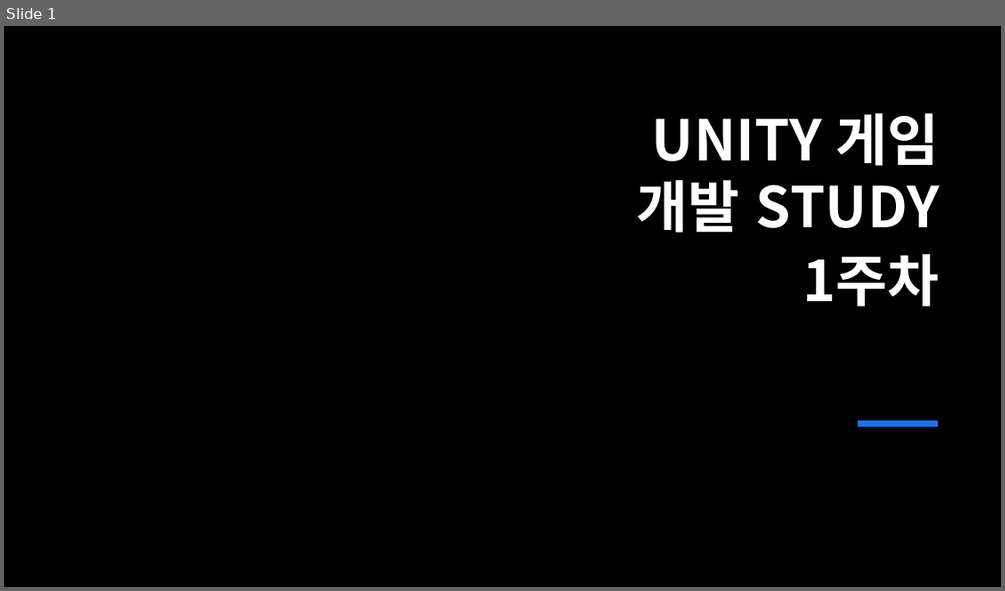
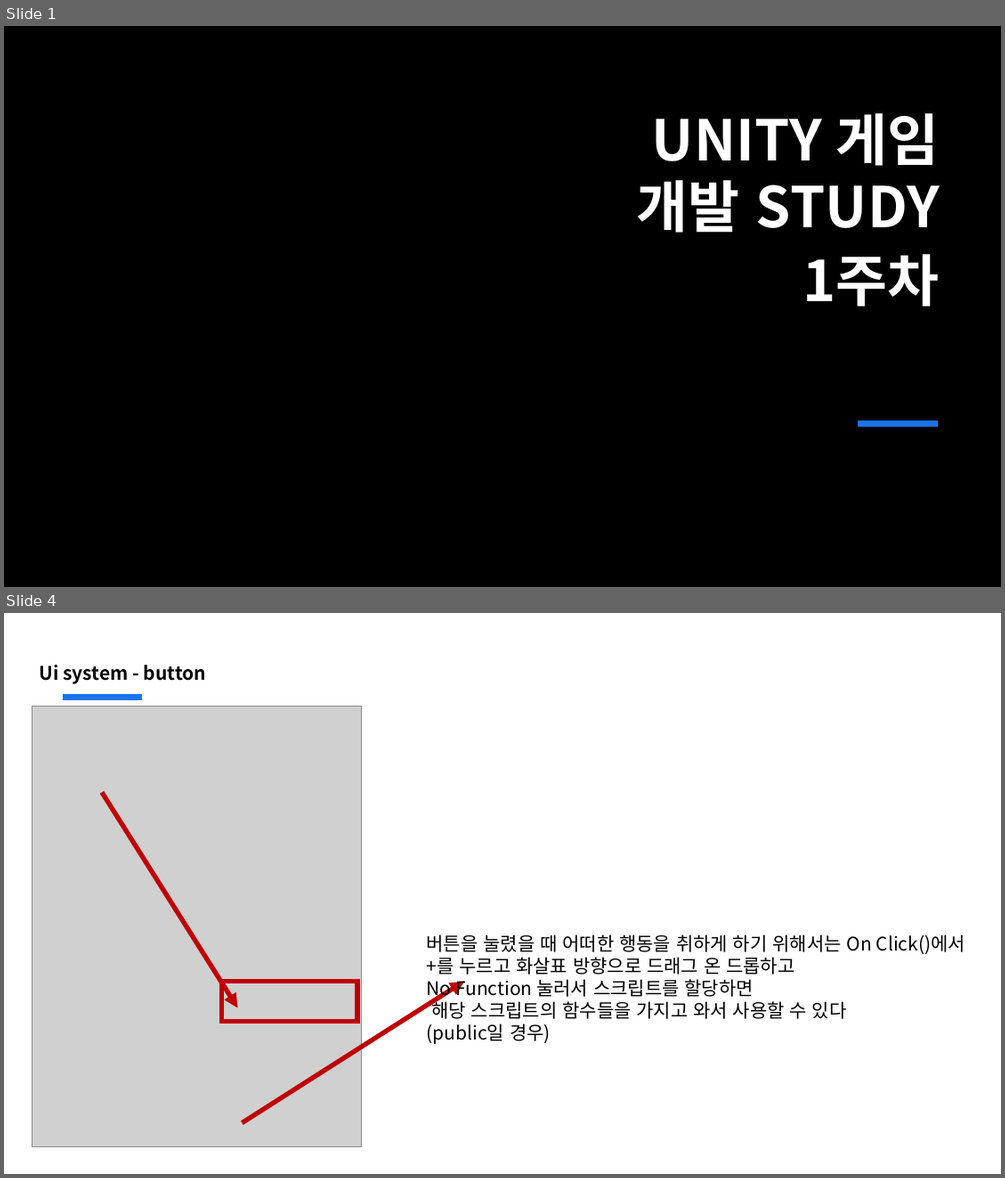
Before and after one commit to jsjin01/MJsec_Unity_Mentoring, a slide deck: MJsec_게임 개발 멘토링/MJsec_4주차.pptx. Shown one above the other, each under a label of ours: slide 1 before the commit, slides 1 and 4 after it; the slides between them are not shown. The pictures are 1005x591 and 1005x1178 pixels, drawn with LibreOffice and Linux fonts; fonts in the diff are those of the drawing; grey boxes stand for pictures; background and template pictures are left out. Boxes give left, top, right and bottom in pixels: in the first picture for what was removed or moved away, otherwise in the second. Text is boxed around its words. In the diff, an @@ line names an element or a change of style, - is before the commit and + after.

```diff
--- a/MJsec_게임 개발 멘토링/MJsec_4주차.pptx
+++ b/MJsec_게임 개발 멘토링/MJsec_4주차.pptx
@@ slide 4 added at (4,613,1001,1174), background #FFFFFF @@
@@ text added at (40,665,206,684), 18 pt, text #000000, bold @@
+Ui system - button
@@ picture added at (32,706,362,1146) @@
@@ line added from (63, 698) to (142, 698), #1973EB 6 pt @@
@@ arrow added from (102, 793) to (237, 1008), #C00000 4.5 pt @@
@@ text added at (427,934,965,1044), 18 pt, text #000000 @@
+버튼을 눌렸을 때 어떠한 행동을 취하게 하기 위해서는 On Click()에서 +를 누르고 화살표 방향으로 드래그 온 드롭하고
+No Function 눌러서 스크립트를 할당하면
+해당 스크립트의 함수들을 가지고 와서 사용할 수 있다
+(public일 경우)
@@ rectangle added at (222,981,357,1022), outline #C00000 4.5 pt @@
@@ arrow added from (242, 1123) to (464, 981), #C00000 4.5 pt @@
```
Also in this commit, not shown: 12 other slides added, 9 slides removed, 12 other files.
